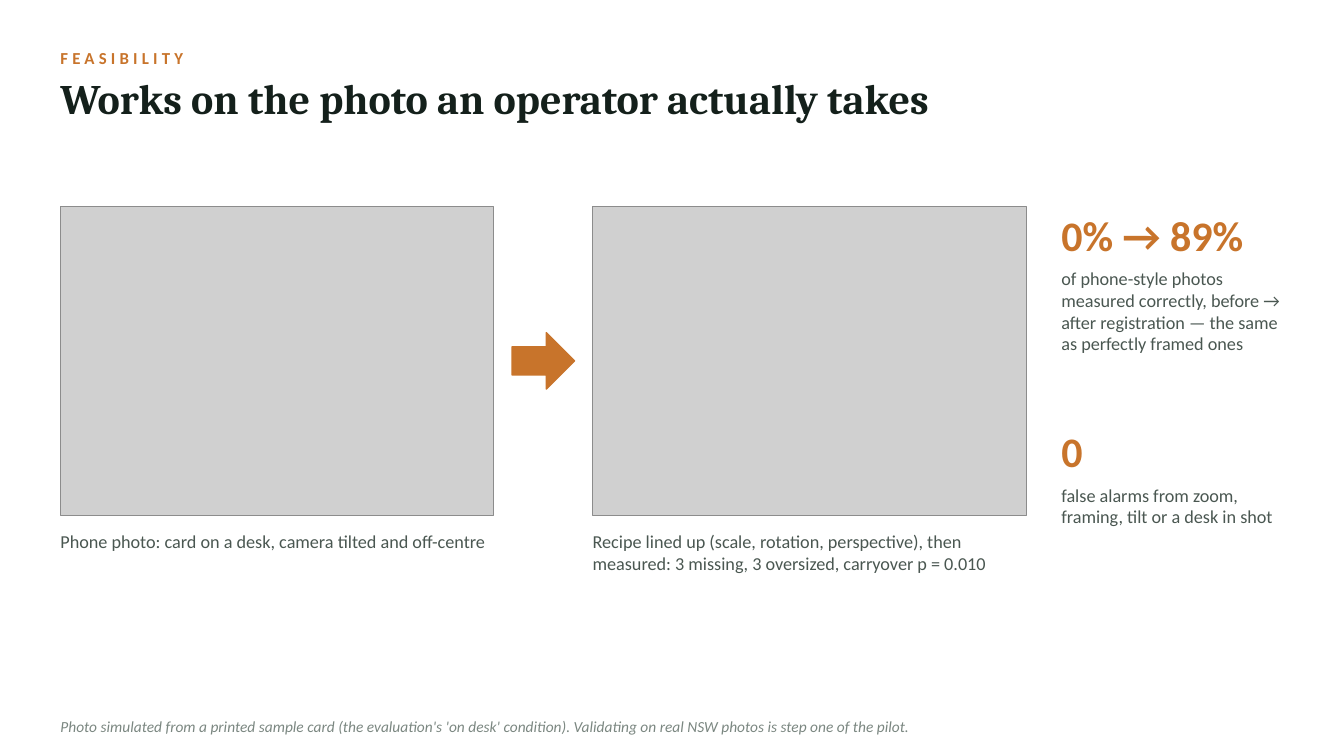
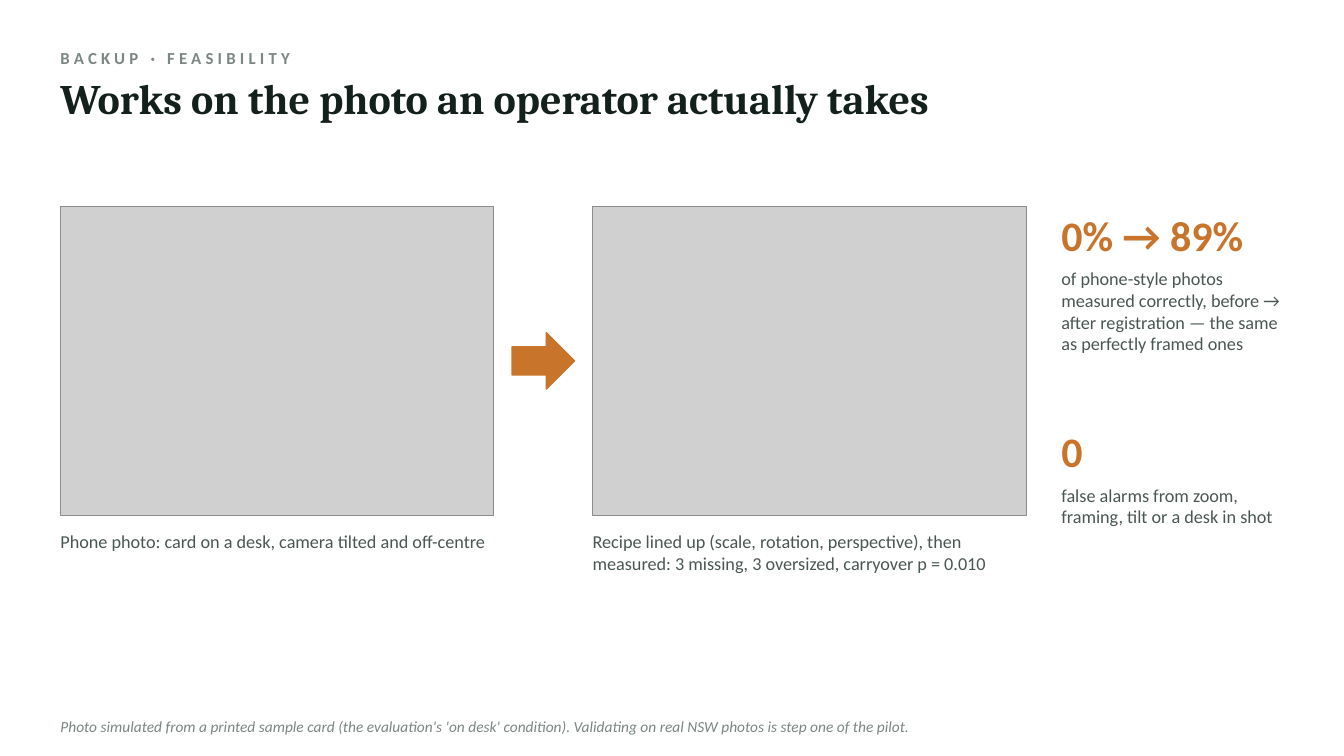
Before and after one commit to Calvin105/AiHorizon, a slide deck: slide 9 of docs/final/AI-Dispensing-Defect-Detective.pptx (slide 6 before the commit). Drawn at 1344x756 pixels with LibreOffice and Linux fonts; fonts in the diff are those of the drawing; grey boxes stand for pictures. Boxes give left, top, right and bottom in pixels: in the first picture for what was removed or moved away, otherwise in the second. Text is boxed around its words. In the diff, an @@ line names an element or a change of style, - is before the commit and + after.

```diff
--- a/docs/final/AI-Dispensing-Defect-Detective.pptx
+++ b/docs/final/AI-Dispensing-Defect-Detective.pptx
@@ text at (60, 53, 290, 64): text changed; text colour #C8742B to #7B8781 @@
-FEASIBILITY
+BACKUP · FEASIBILITY
```
Also in this commit, not shown: 11 other slides changed, 2 slides added, 1 slide removed, 5 other files.
